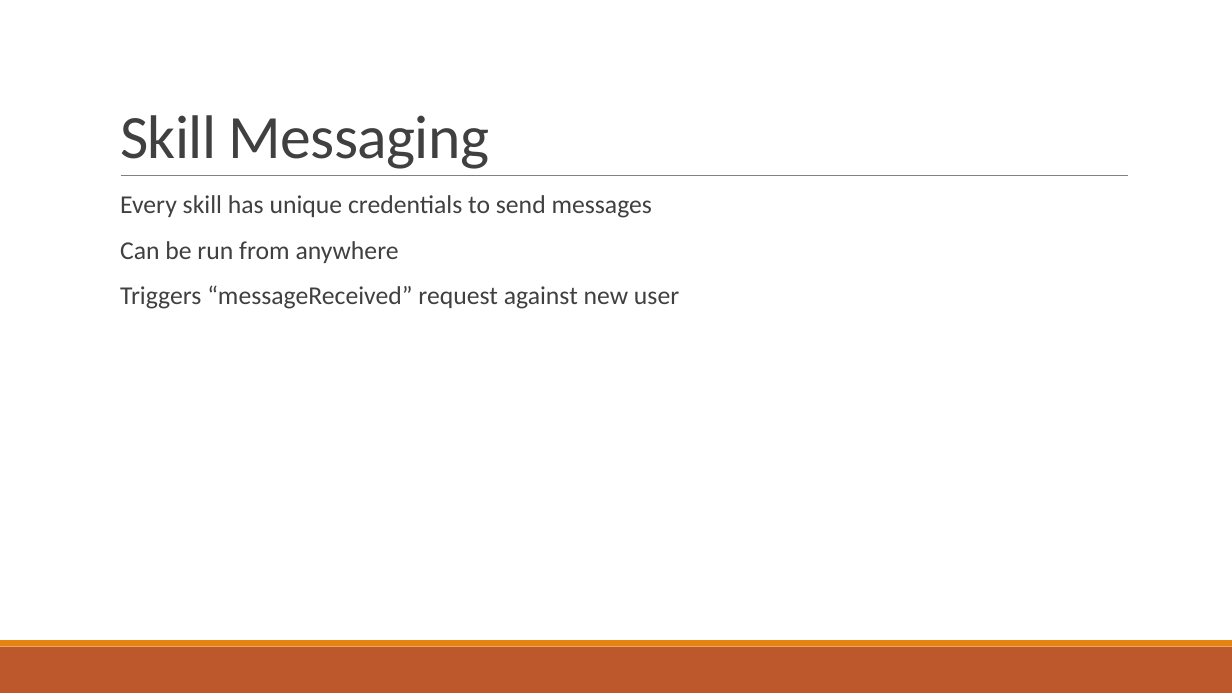
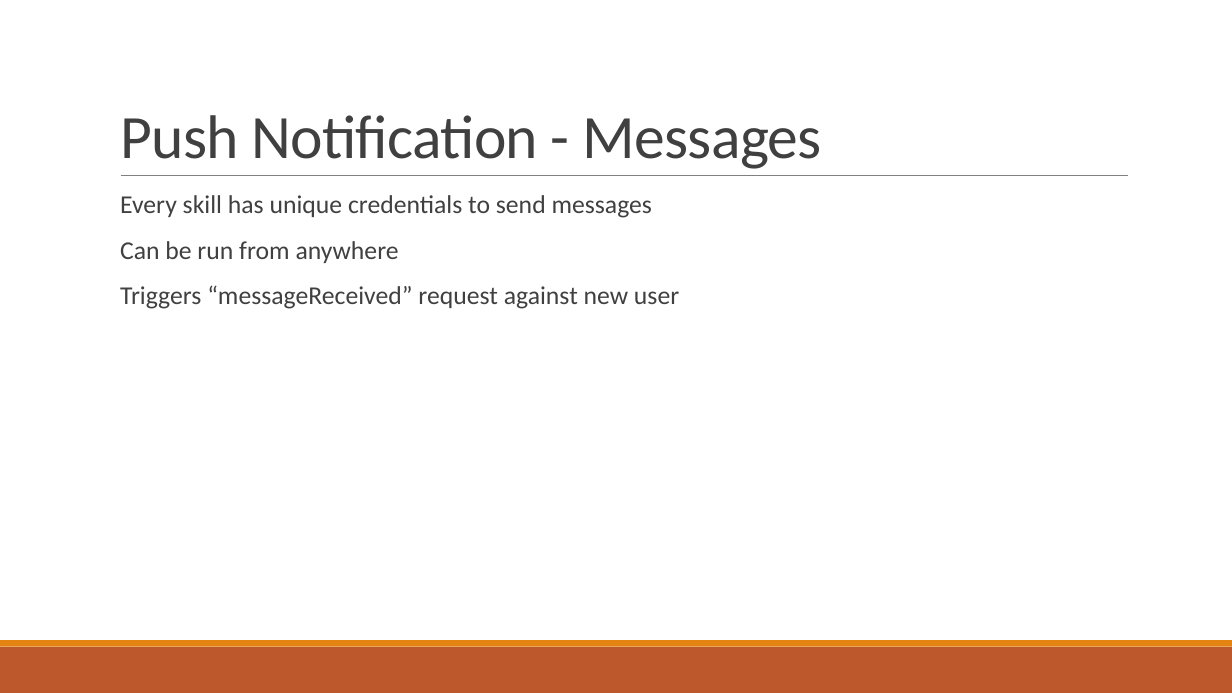
Before and after one commit to stoiveyp/DDDWales2018, a slide deck: slide 23 of Presentation/VoiceAndMore.pptx. Drawn at 1232x693 pixels with LibreOffice and Linux fonts; fonts in the diff are those of the drawing. Boxes give left, top, right and bottom in pixels: in the first picture for what was removed or moved away, otherwise in the second. Text is boxed around its words. In the diff, an @@ line names an element or a change of style, - is before the commit and + after.

```diff
--- a/Presentation/VoiceAndMore.pptx
+++ b/Presentation/VoiceAndMore.pptx
@@ title at [120, 115, 822, 169]: text changed @@
-Skill Messaging
+Push Notification - Messages
```
Also in this commit, not shown: 5 other slides changed, 2 slides added, 1 slide removed.
